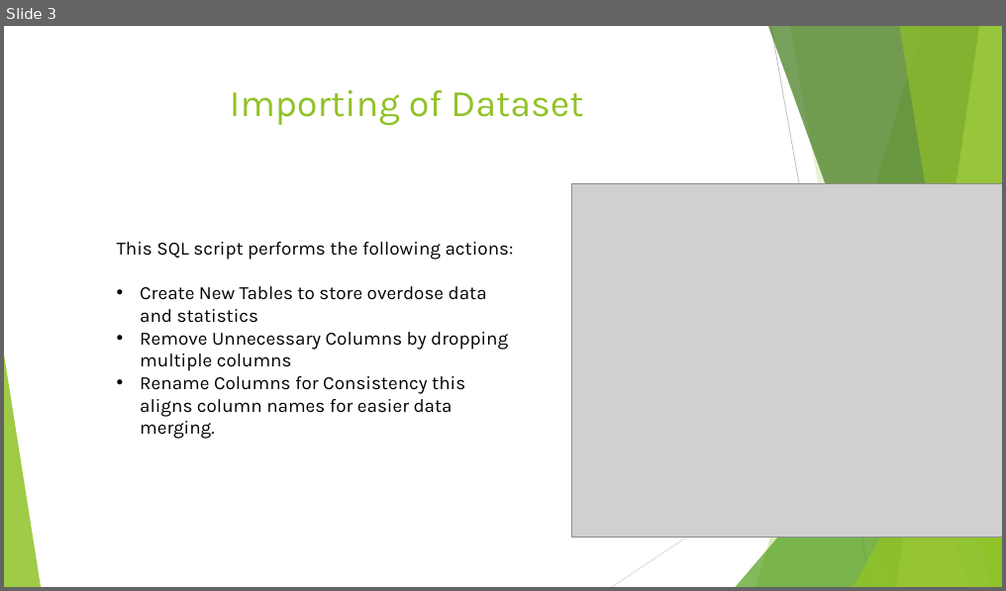
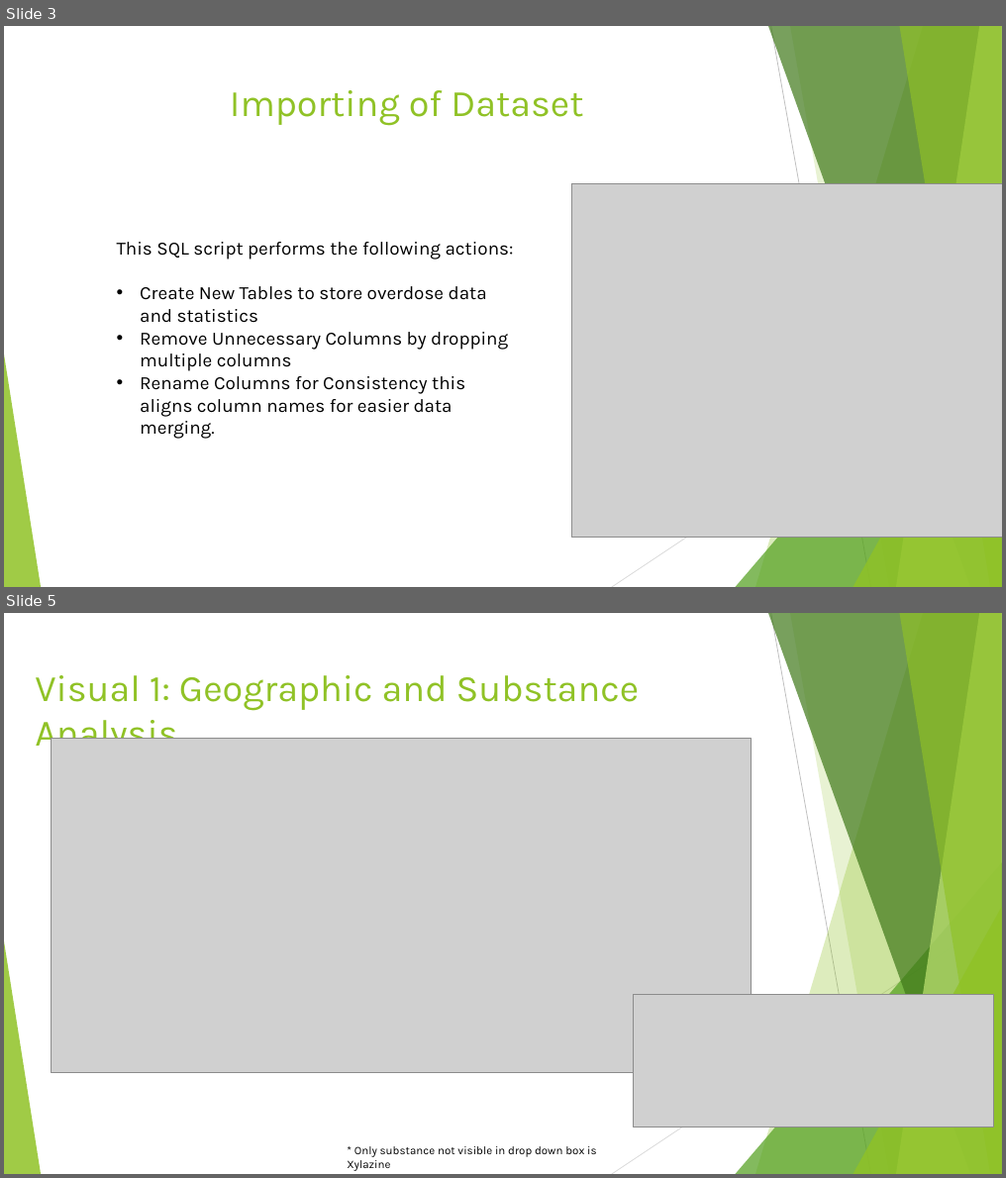
Before and after one commit to Inshirahk/Project-3-, a slide deck: Project 3 The Impact of Covid 19 (3).pptx. Shown one above the other, each under a label of ours: slide 3 before the commit, slides 3 and 5 after it; the slides between them are not shown. The pictures are 1006x591 and 1006x1178 pixels, drawn with LibreOffice and Linux fonts; fonts in the diff are those of the drawing; grey boxes stand for pictures. Boxes give left, top, right and bottom in pixels: in the first picture for what was removed or moved away, otherwise in the second. Text is boxed around its words. In the diff, an @@ line names an element or a change of style, - is before the commit and + after.

```diff
--- a/Project 3 The Impact of Covid 19 (3).pptx
+++ b/Project 3 The Impact of Covid 19 (3).pptx
@@ slide 5 added at <box>4,613,1002,1174</box>, background #FFFFFF; not listed: 10 template elements that a slide beside it also shows @@
@@ title added at <box>35,675,640,756</box>, 36 pt, text #90C226 @@
+Visual 1: Geographic and Substance Analysis
@@ picture added at <box>52,738,751,1073</box> @@
@@ picture added at <box>633,995,994,1127</box> @@
@@ text added at <box>347,1147,597,1171</box>, 11 pt, text #000000 @@
+* Only substance not visible in drop down box is Xylazine
```
Also in this commit, not shown: 2 other slides added, 1 slide removed.
